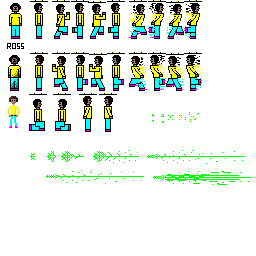
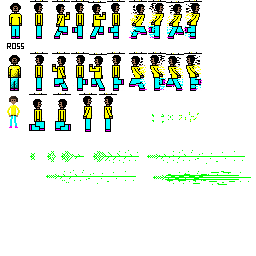
Two versions of the same layered image (256x256). Layer-by-layer changes:
added layer "Pasted Layer" above "Front" over [62,170,134,184]
painted on "Front" over [70,170,144,184]
